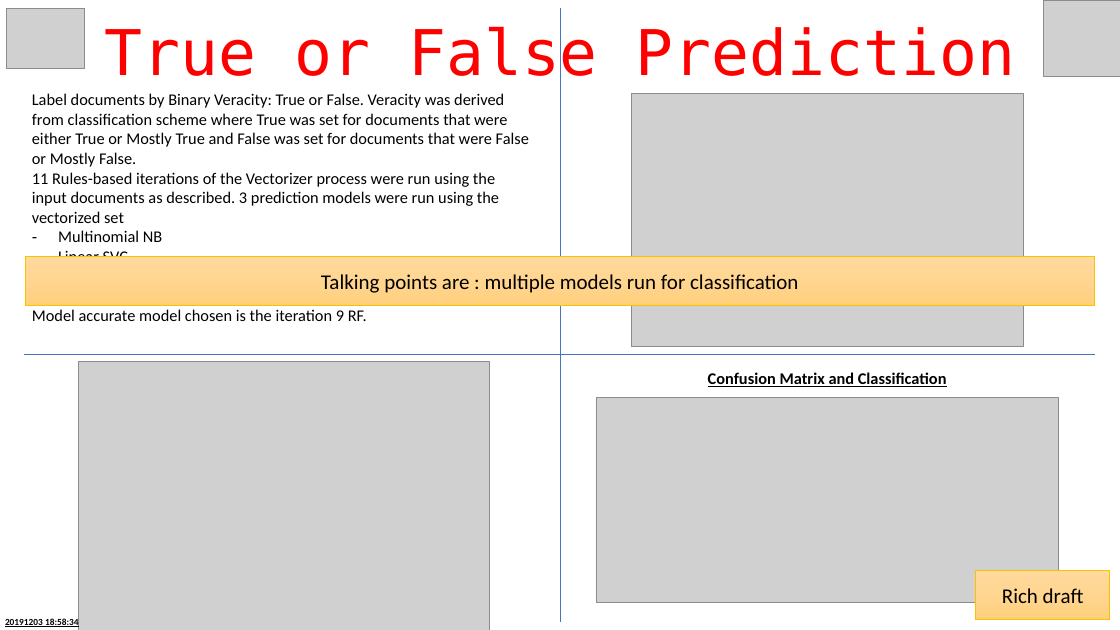
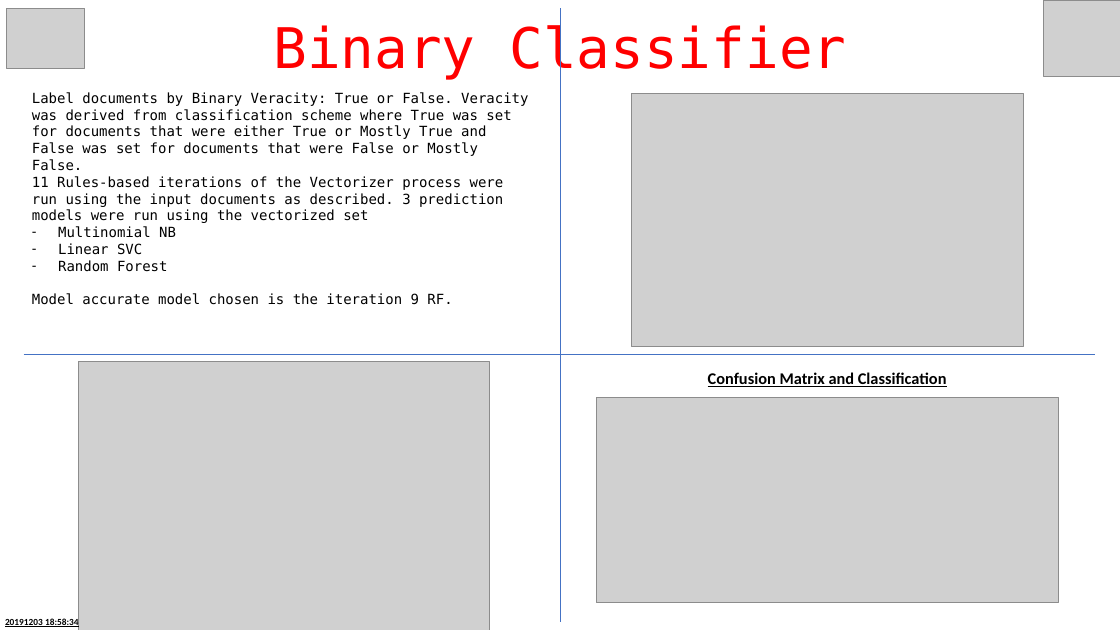
Before and after one commit to richpatanalytics/FakeNewsAnalysis, a slide deck: slide 9 of FakeNewsProjectPresentation.pptx. Drawn at 1120x630 pixels with LibreOffice and Linux fonts; fonts in the diff are those of the drawing; grey boxes stand for pictures. Boxes give left, top, right and bottom in pixels: in the first picture for what was removed or moved away, otherwise in the second. Text is boxed around its words. In the diff, an @@ line names an element or a change of style, - is before the commit and + after.

```diff
--- a/FakeNewsProjectPresentation.pptx
+++ b/FakeNewsProjectPresentation.pptx
@@ text at (273,22,846,79): text changed; size 54 to 48 pt @@
-True or False Prediction
+Binary Classifier
@@ text "Label documents by Binary Veracity: ..." at (32,92,528,305): size 14 to 12 pt, font Calibri to DejaVu Sans Mono @@
@@ rectangle removed at (25,256,1095,305) @@
-Talking points are : multiple models run for classification
@@ rectangle removed at (976,571,1110,619) @@
-Rich draft
```
Also in this commit, not shown: 7 other slides changed, 4 slides added, 6 slides removed.
